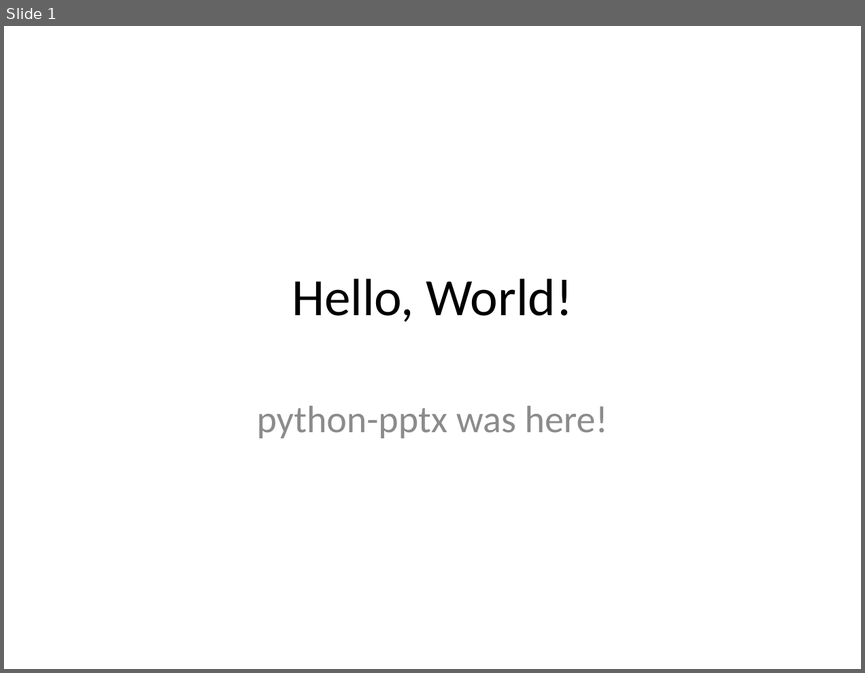
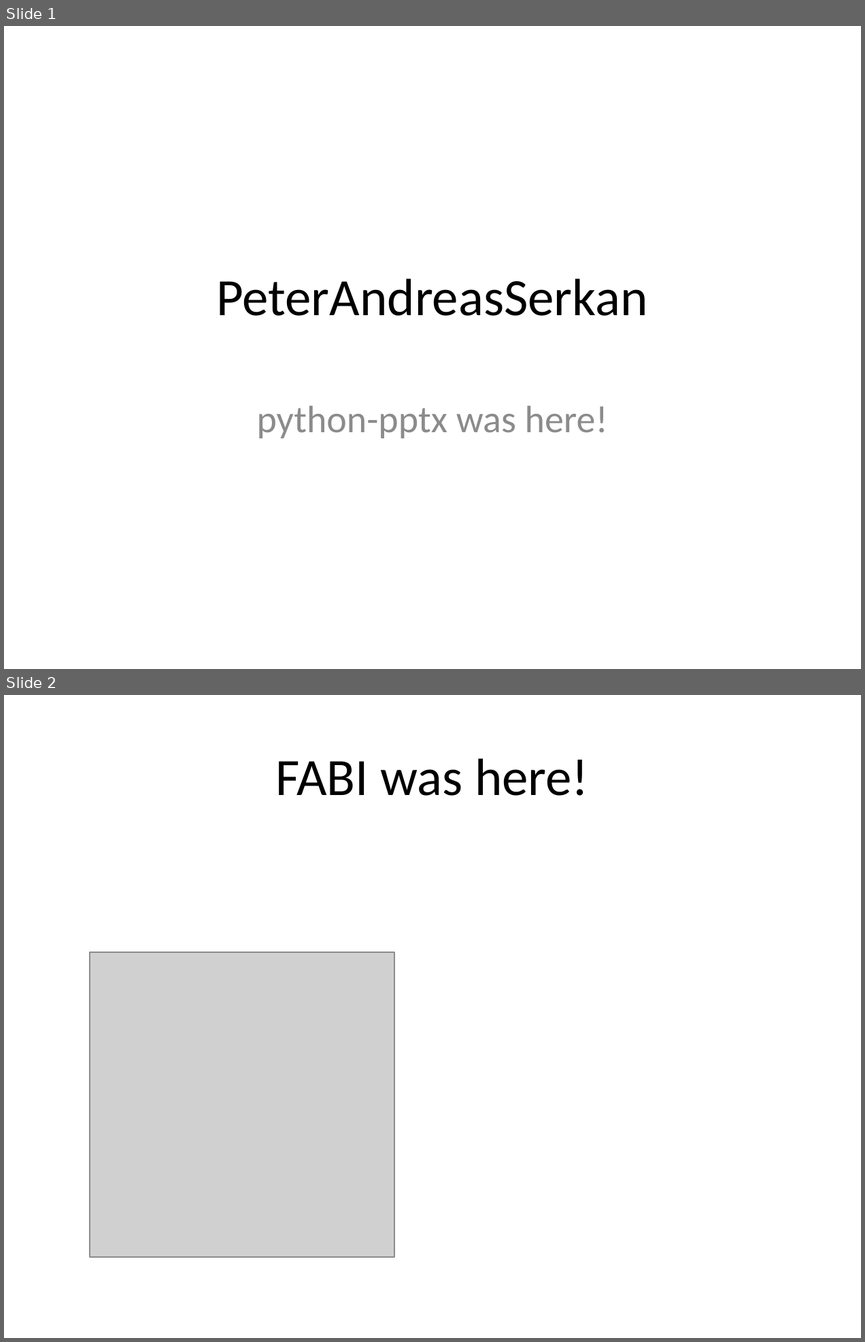
Before and after one commit to 2Fraennk/python-practise, a slide deck: officeStuff/powerpoint/test.pptx. Shown one above the other, each under a label of ours: slide 1 before the commit, slides 1 and 2 after it. The pictures are 865x673 and 865x1342 pixels, drawn with LibreOffice and Linux fonts; fonts in the diff are those of the drawing; grey boxes stand for pictures. Boxes give left, top, right and bottom in pixels: in the first picture for what was removed or moved away, otherwise in the second. Text is boxed around its words. In the diff, an @@ line names an element or a change of style, - is before the commit and + after.

```diff
--- a/officeStuff/powerpoint/test.pptx
+++ b/officeStuff/powerpoint/test.pptx
@@ slide 2 added at (x1=4, y1=695, x2=861, y2=1338), background #FFFFFF @@
@@ title added at (x1=275, y1=758, x2=589, y2=796), 44 pt, text #000000 @@
+FABI was here!
@@ picture added at (x1=90, y1=952, x2=395, y2=1257) @@
@@ slide 1 changed as well @@
@@ title at (x1=216, y1=278, x2=647, y2=316): text changed @@
-Hello, World!
+PeterAndreasSerkan
```
Also in this commit, not shown: 1 other slide added, 4 other files.
